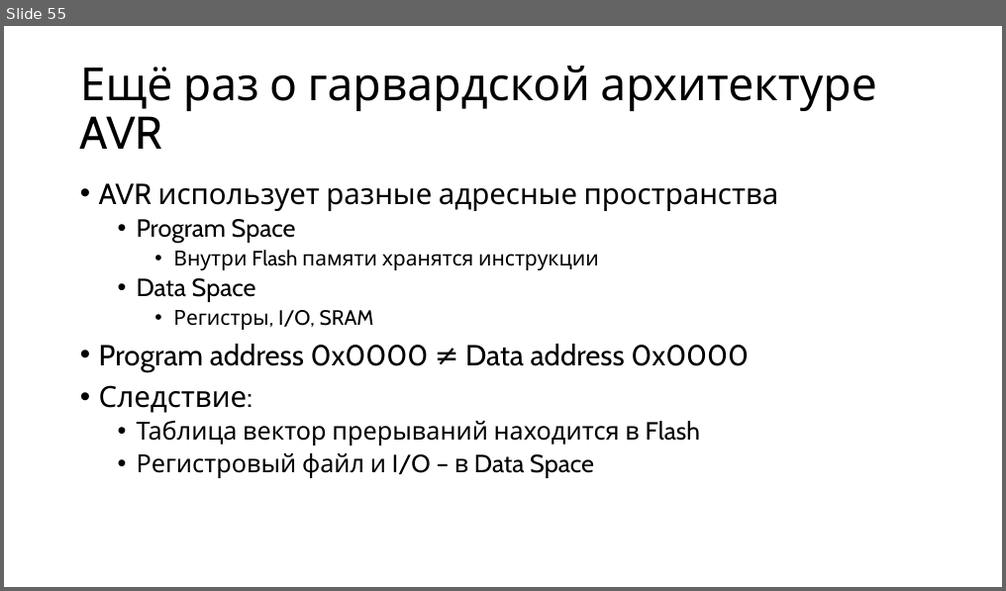
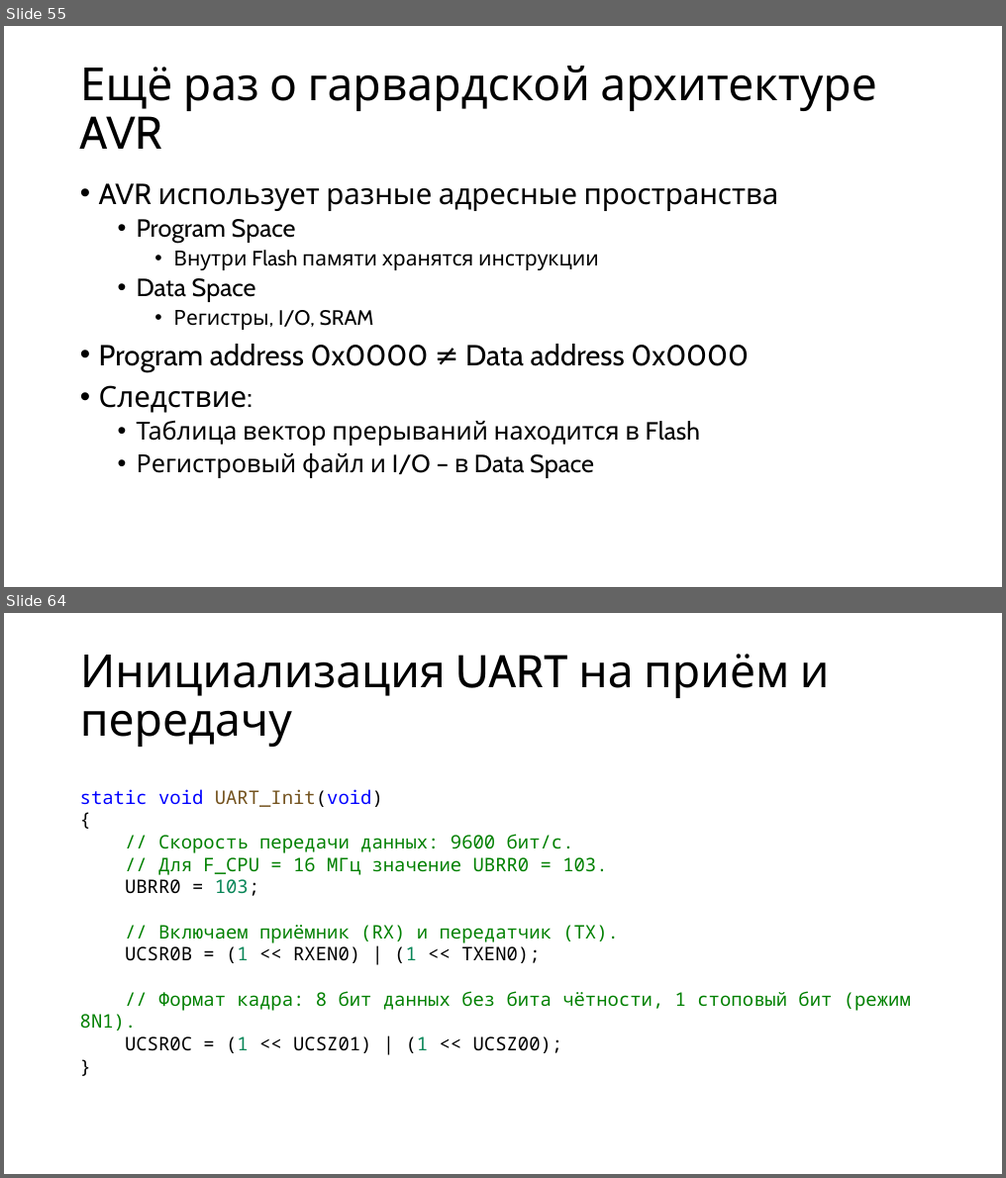
Before and after one commit to alexey-malov/mpp, a slide deck: lectures/14/Microcontroller Programming.pptx. Shown one above the other, each under a label of ours: slide 55 before the commit, slides 55 and 64 after it; the slides between them are not shown. The pictures are 1006x591 and 1006x1178 pixels, drawn with LibreOffice and Linux fonts; fonts in the diff are those of the drawing. Boxes give left, top, right and bottom in pixels: in the first picture for what was removed or moved away, otherwise in the second. Text is boxed around its words. In the diff, an @@ line names an element or a change of style, - is before the commit and + after.

```diff
--- a/lectures/14/Microcontroller Programming.pptx
+++ b/lectures/14/Microcontroller Programming.pptx
@@ slide 64 added at (4,613,1002,1174), background #FFFFFF @@
@@ title added at (80,654,830,747), 44 pt, text #000000 @@
+Инициализация UART на приём и передачу
@@ text added at (80,789,911,1054), 18 pt, text #008000 @@
+static void UART_Init(void)
+{
+// Скорость передачи данных: 9600 бит/с.
+// Для F_CPU = 16 МГц значение UBRR0 = 103.
+UBRR0 = 103;
+// Включаем приёмник (RX) и передатчик (TX).
+UCSR0B = (1 << RXEN0) | (1 << TXEN0);
+// Формат кадра: 8 бит данных без бита чётности, 1 стоповый бит (режим 8N1).
+UCSR0C = (1 << UCSZ01) | (1 << UCSZ00);
+}
```
Also in this commit, not shown: 1 slide changed, 31 other slides added, 1 slide removed.
